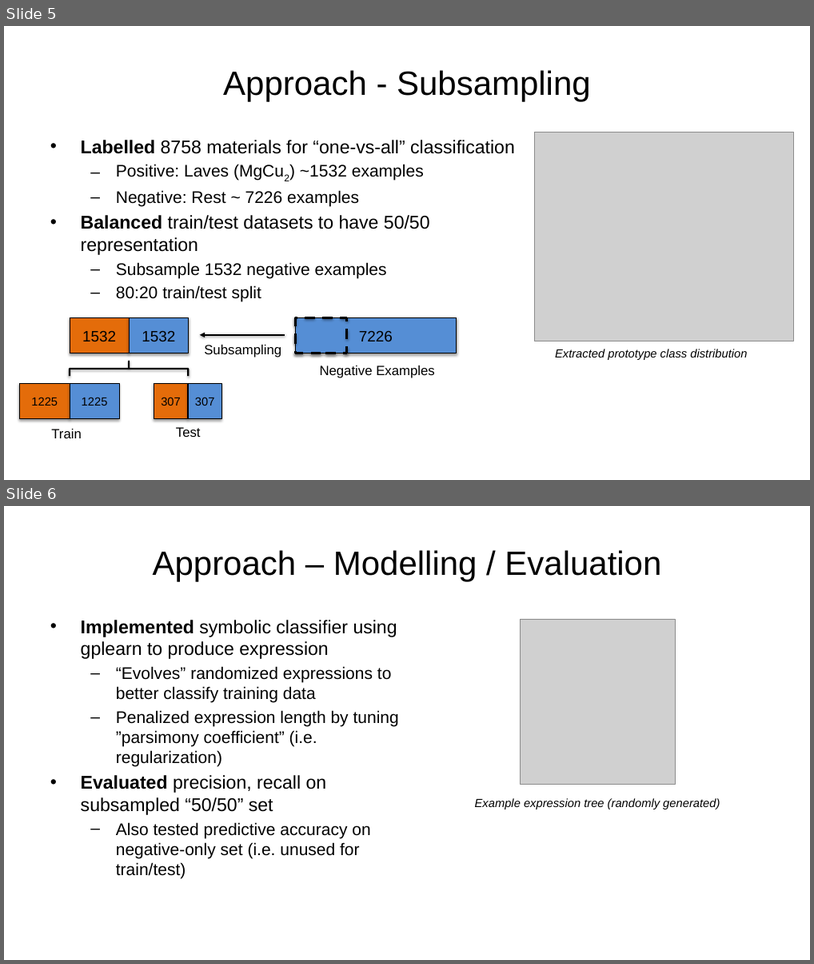
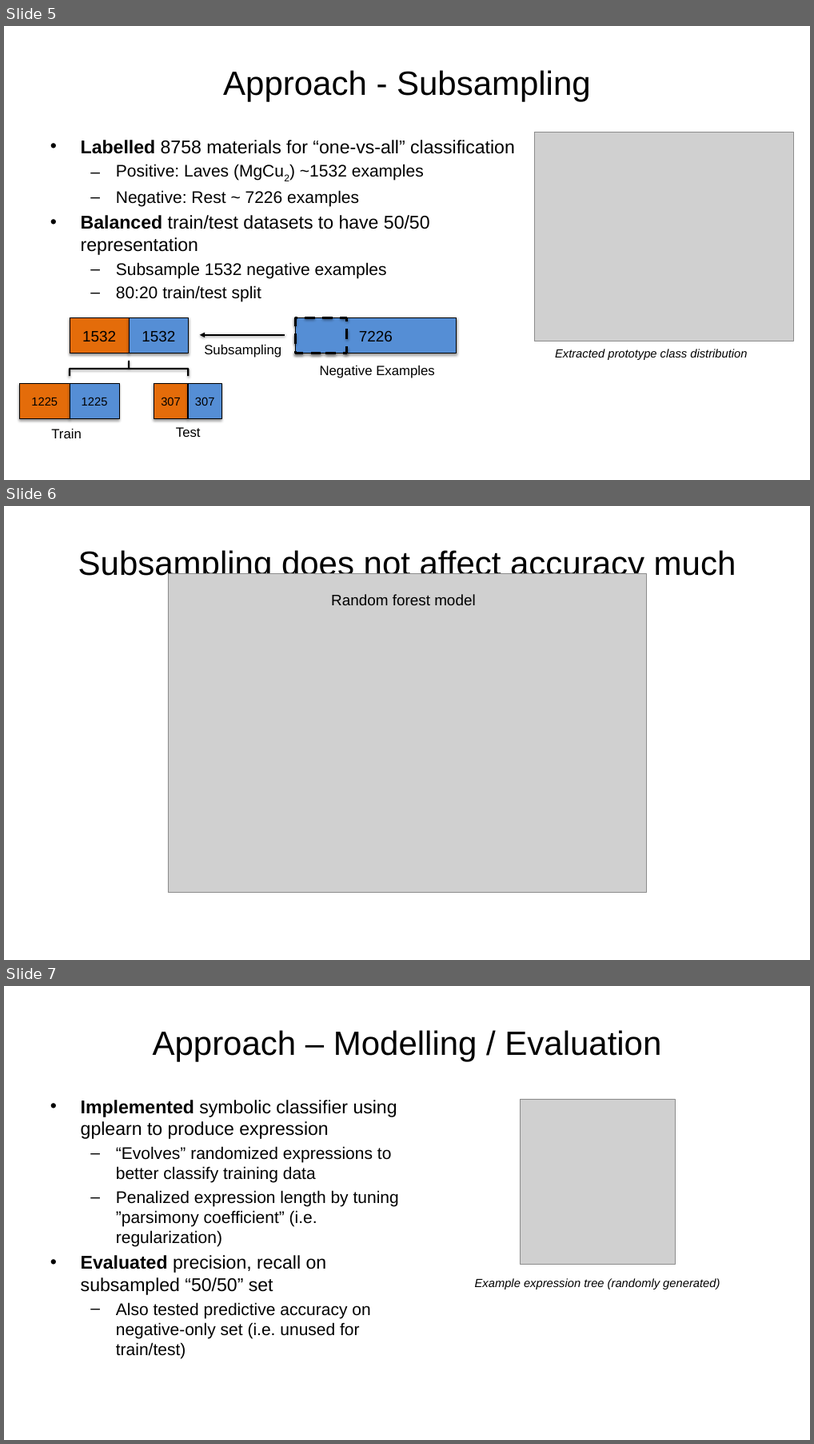
Before and after one commit to AlbertVong/Mat-Hack-2023, a slide deck: powerpoint_slides/final_presentation_av.pptx. Shown one above the other, each under a label of ours: slides 5 and 6 before the commit, slides 5, 6 and 7 after it. The pictures are 814x964 and 814x1444 pixels, drawn with LibreOffice and Linux fonts; fonts in the diff are those of the drawing; grey boxes stand for pictures; background and template pictures are left out. Boxes give left, top, right and bottom in pixels: in the first picture for what was removed or moved away, otherwise in the second. Text is boxed around its words. In the diff, an @@ line names an element or a change of style, - is before the commit and + after.

```diff
--- a/powerpoint_slides/final_presentation_av.pptx
+++ b/powerpoint_slides/final_presentation_av.pptx
@@ slide 6 added at [4,506,810,960], background picture (left out) @@
@@ title added at [78,548,737,582], 40 pt, text #000000 @@
+Subsampling does not affect accuracy much
@@ picture added at [168,573,646,892] @@
@@ text added at [331,594,475,605], 18 pt, text #000000 @@
+Random forest model
@@ what was slide 6 is now slide 7 @@
```
Also in this commit, not shown: 3 slides changed, 2 other slides added, 2 slides removed, 1 other file.
